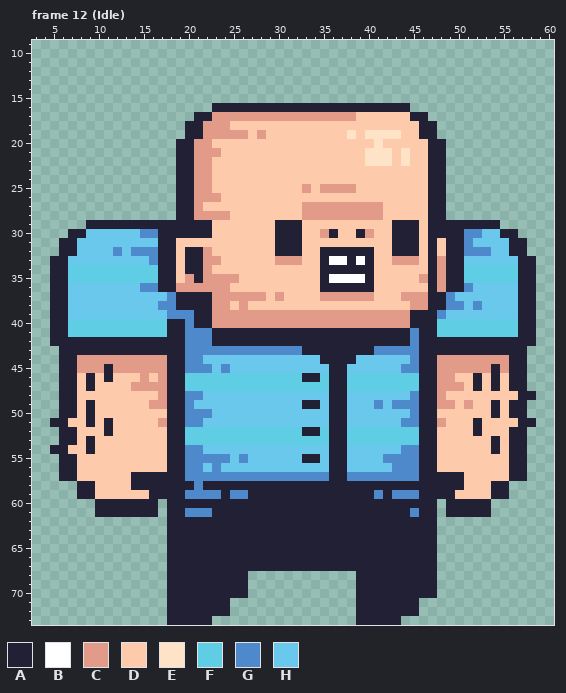
One commit to this pixel-art file: Aseprite Files/2-Blue_Guy.aseprite. The picture above was drawn from the file before the commit.
77x74 pixels, 129 frames. Shown: frame 12 (Idle): x 3..60, y 9..73. The commit also changed other frames, which this record leaves out.
Palette (. is transparent): A #222034  B #ffffff  C #e39b89  D #fdcaab  E #ffe3c6  F #5fcde4  G #4d89cb  H #69c8eb
New version:
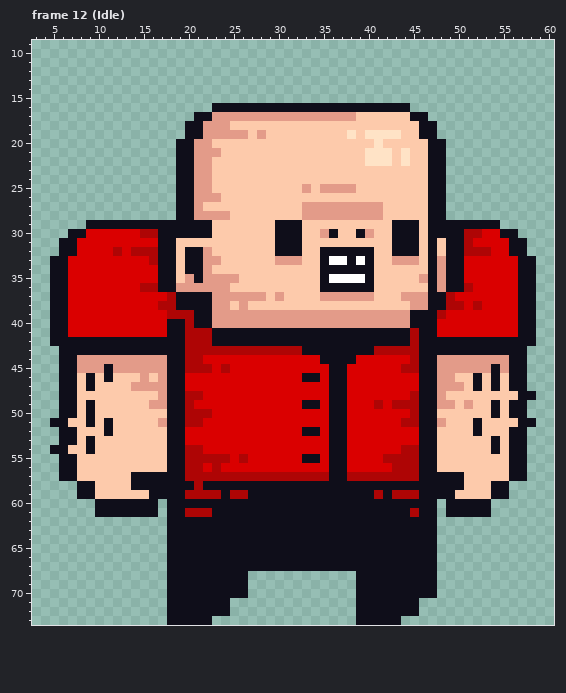
From old to new:
@@ palette @@
-A #222034
+A #0f0e1a
-G #4d89cb
+G #ae0505
-H #69c8eb
+H #da0000
--- frame 12 (Idle)
@@ x 3..60 @@
 33 ..AAHHHHHHHHHGAADAACCDDDDDDCCCDDABBABADDCCCDACAAHHHHHHAA..
-34 ..AAFFFFFFFFFFAADAACDDDDDDDDDDDDAAAAAADDDDDDACAAFFFFFFAA..
-35 ..AAFFFFFFFFFFAADCACCCCDDDDDDDDDABBBBADDDDDCACAAFFFFFFAA..
+34 ..AAHHHHHHHHHHAADAACDDDDDDDDDDDDAAAAAADDDDDDACAAHHHHHHAA..
+35 ..AAHHHHHHHHHHAADCACCCCDDDDDDDDDABBBBADDDDDCACAAHHHHHHAA..
 36 ..AAHHHHHHHHGGAACCCCCCDDDDDDDDDDAAAAAADDDDDDACAAGHHHHHAA..
@@ x 3..60 @@
 39 ..AAHHHHHHHHHHHGGGAACCCCCCCCCCCCCCCCCCCCCCAAAGHHHHHHHHAA..
-40 ..AAFFFFFFFFFFFAAGAACCCCCCCCCCCCCCCCCCCCCCAAAFFFFFFFFFAA..
-41 ..AAFFFFFFFFFFFAAGGGAAAAAAAAAAAAAAAAAAAAAAGAAFFFFFFFFFAA..
+40 ..AAHHHHHHHHHHHAAGAACCCCCCCCCCCCCCCCCCCCCCAAAHHHHHHHHHAA..
+41 ..AAHHHHHHHHHHHAAGGGAAAAAAAAAAAAAAAAAAAAAAGAAHHHHHHHHHAA..
 42 ..AAAAAAAAAAAAAAAGGGAAAAAAAAAAAAAAAAAAAAAAGAAAAAAAAAAAAA..
@@ x 18..47 @@
 45 AAGGGHGHHHHHHHHHHHAAHHHHHHGGAA
-46 AAFFFFFFFFFFFFFAAFAAFFFFFFFFAA
-47 AAFFFFFFFFFFFFFFFFAAFFFFFFFFAA
+46 AAHHHHHHHHHHHHHAAHAAHHHHHHHHAA
+47 AAHHHHHHHHHHHHHHHHAAHHHHHHHHAA
 48 AAGGHHHHHHHHHHHHHHAAHHHHHHHGAA
@@ x 18..47 @@
 51 AAGGHHHHHHHHHHHHHHAAHHHHHHGGAA
-52 AAFFFFFFFFFFFFFAAFAAFFFFFFFFAA
-53 AAFFFFFFFFFFFFFFFFAAFFFFFFFFAA
+52 AAHHHHHHHHHHHHHAAHAAHHHHHHHHAA
+53 AAHHHHHHHHHHHHHHHHAAHHHHHHHHAA
 54 AAGGHHHHHHHHHHHHHHAAHHHHHHGGAA
Changed places in both pictures, as pixel boxes (x1, y1, x2, y2):
changed: (50, 103, 536, 625)
